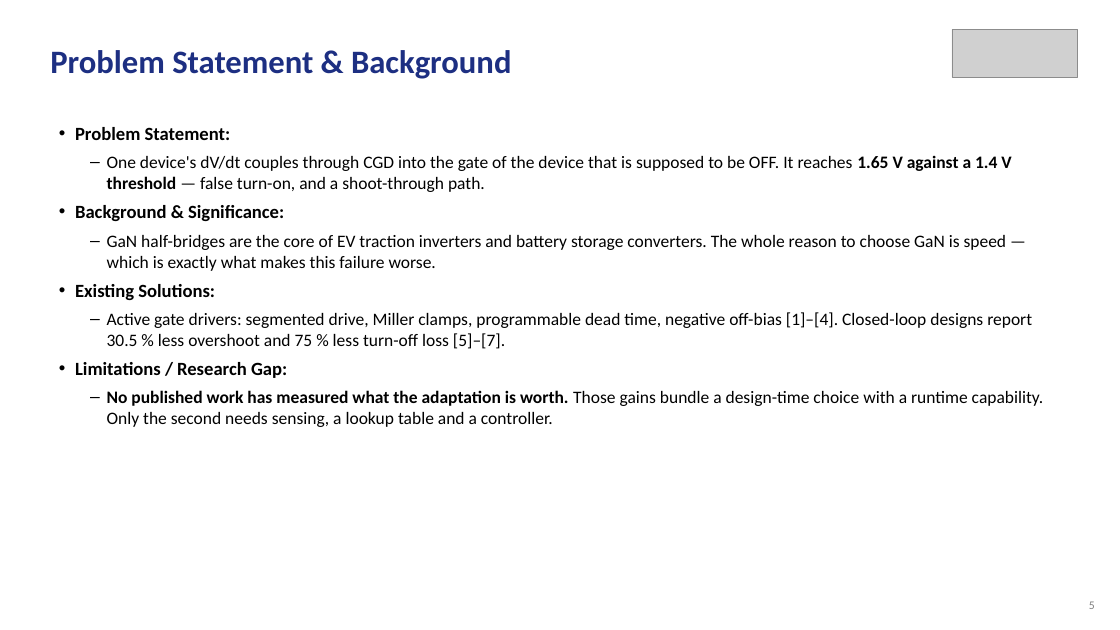
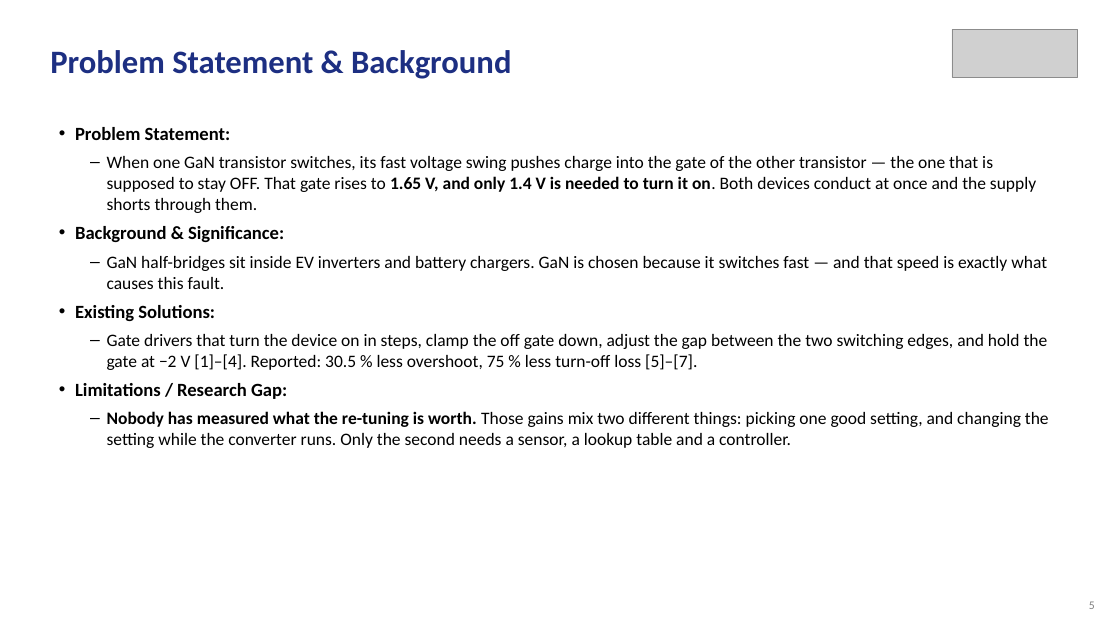
Before and after one commit to Amritha902/gan-driver, a slide deck: slide 5 of review/Review1_GaN_Segmented_Gate_Driver.pptx. Drawn at 1120x630 pixels with LibreOffice and Linux fonts; fonts in the diff are those of the drawing; grey boxes stand for pictures. Boxes give left, top, right and bottom in pixels: in the first picture for what was removed or moved away, otherwise in the second. Text is boxed around its words. In the diff, an @@ line names an element or a change of style, - is before the commit and + after.

```diff
--- a/review/Review1_GaN_Segmented_Gate_Driver.pptx
+++ b/review/Review1_GaN_Segmented_Gate_Driver.pptx
@@ text at box(107, 156, 1036, 213): text changed @@
-– One device's dV/dt couples through CGD into the gate of the device that is supposed to be OFF. It reaches 1.65 V against a 1.4 V threshold — false turn-on, and a shoot-through path.
+– When one GaN transistor switches, its fast voltage swing pushes charge into the gate of the other transistor — the one that is supposed to stay OFF. That gate rises to 1.65 V, and only 1.4 V is needed to turn it on. Both devices conduct at once and the supply shorts through them.
@@ text at box(107, 256, 1047, 289): text changed @@
-– GaN half-bridges are the core of EV traction inverters and battery storage converters. The whole reason to choose GaN is speed — which is exactly what makes this failure worse.
+– GaN half-bridges sit inside EV inverters and battery chargers. GaN is chosen because it switches fast — and that speed is exactly what causes this fault.
@@ text at box(107, 334, 1048, 370): text changed @@
-– Active gate drivers: segmented drive, Miller clamps, programmable dead time, negative off-bias [1]–[4]. Closed-loop designs report 30.5 % less overshoot and 75 % less turn-off loss [5]–[7].
+– Gate drivers that turn the device on in steps, clamp the off gate down, adjust the gap between the two switching edges, and hold the gate at −2 V [1]–[4]. Reported: 30.5 % less overshoot, 75 % less turn-off loss [5]–[7].
@@ text at box(107, 411, 1049, 448): text changed @@
-– No published work has measured what the adaptation is worth. Those gains bundle a design-time choice with a runtime capability. Only the second needs sensing, a lookup table and a controller.
+– Nobody has measured what the re-tuning is worth. Those gains mix two different things: picking one good setting, and changing the setting while the converter runs. Only the second needs a sensor, a lookup table and a controller.
```
Also in this commit, not shown: 18 other slides changed, 6 slides removed, 12 other files.
